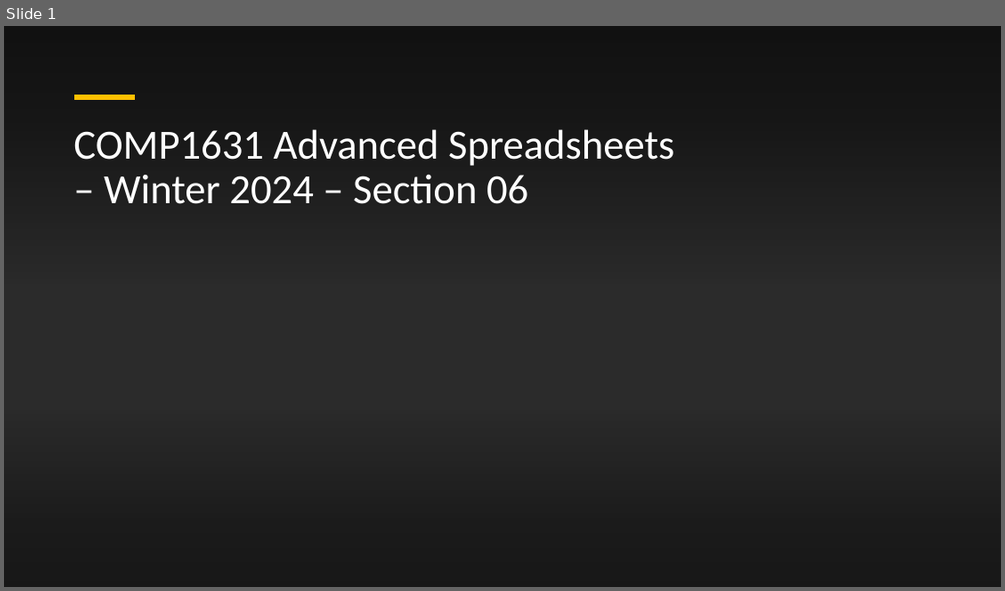
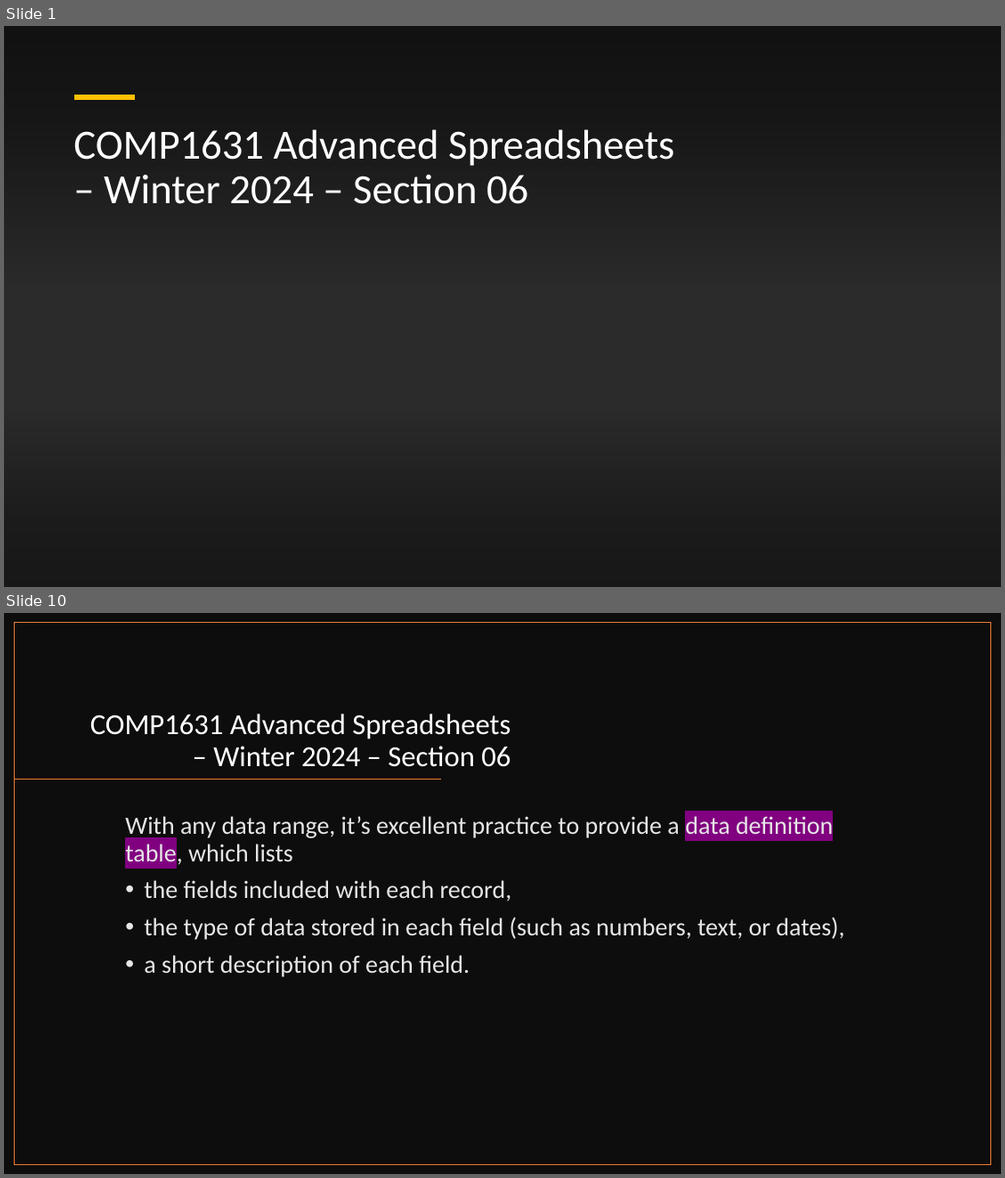
Before and after one commit to muktoakash/Teaching, a slide deck: COMP1631/lecture_4.pptx. Shown one above the other, each under a label of ours: slide 1 before the commit, slides 1 and 10 after it; the slides between them are not shown. The pictures are 1005x591 and 1005x1178 pixels, drawn with LibreOffice and Linux fonts; fonts in the diff are those of the drawing; background and template pictures are left out; a plain dark background stands for a picture behind light text. Boxes give left, top, right and bottom in pixels: in the first picture for what was removed or moved away, otherwise in the second. Text is boxed around its words. In the diff, an @@ line names an element or a change of style, - is before the commit and + after.

```diff
--- a/COMP1631/lecture_4.pptx
+++ b/COMP1631/lecture_4.pptx
@@ slide 10 added at (4,613,1001,1174), background #FFFFFF @@
@@ rectangle added at (4,613,1001,1174), fill #0D0D0D @@
@@ rectangle added at (15,623,991,1165), outline #ED7D31 1 pt @@
@@ title added at (90,714,510,767), 28 pt, text #FFFFFF @@
+COMP1631 Advanced Spreadsheets – Winter 2024 – Section 06
@@ line added from (442, 779) to (15, 779), #ED7D31 1 pt @@
@@ text added at (125,816,844,977), 24 pt, text #E7E6E6 @@
+With any data range, it’s excellent practice to provide a data definition table, which lists
+• the fields included with each record,
+• the type of data stored in each field (such as numbers, text, or dates),
+• a short description of each field.
```
Also in this commit, not shown: 2 slides changed, 39 other slides added, 3 other files.
